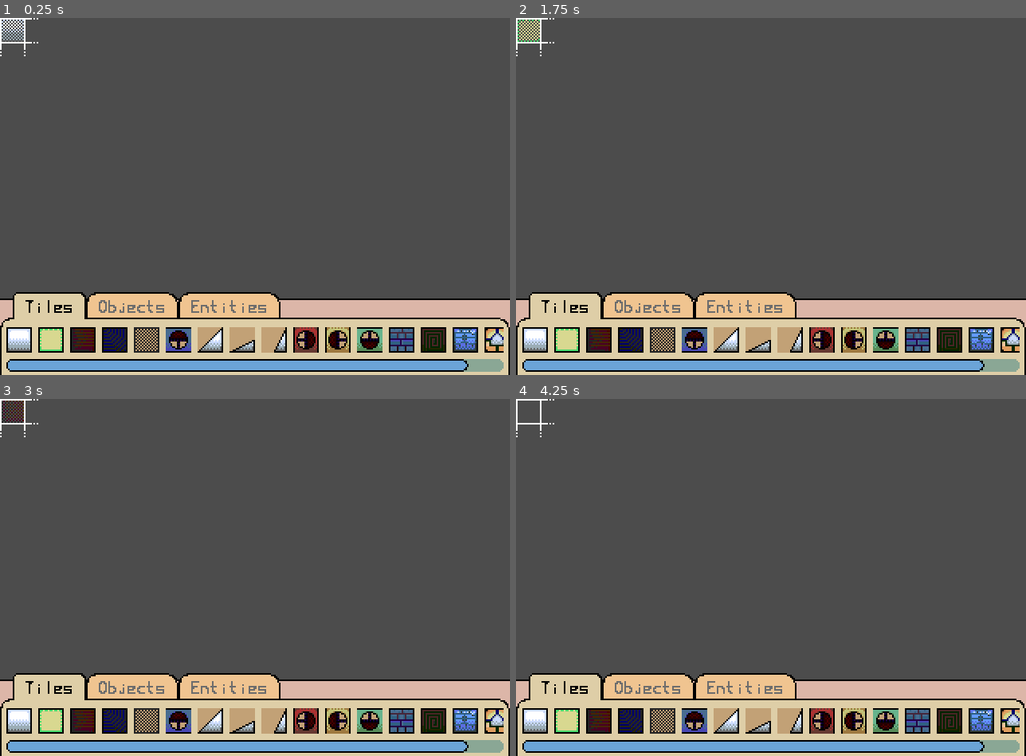
Above: before the commit, frames 1-4 (two rows, left to right).
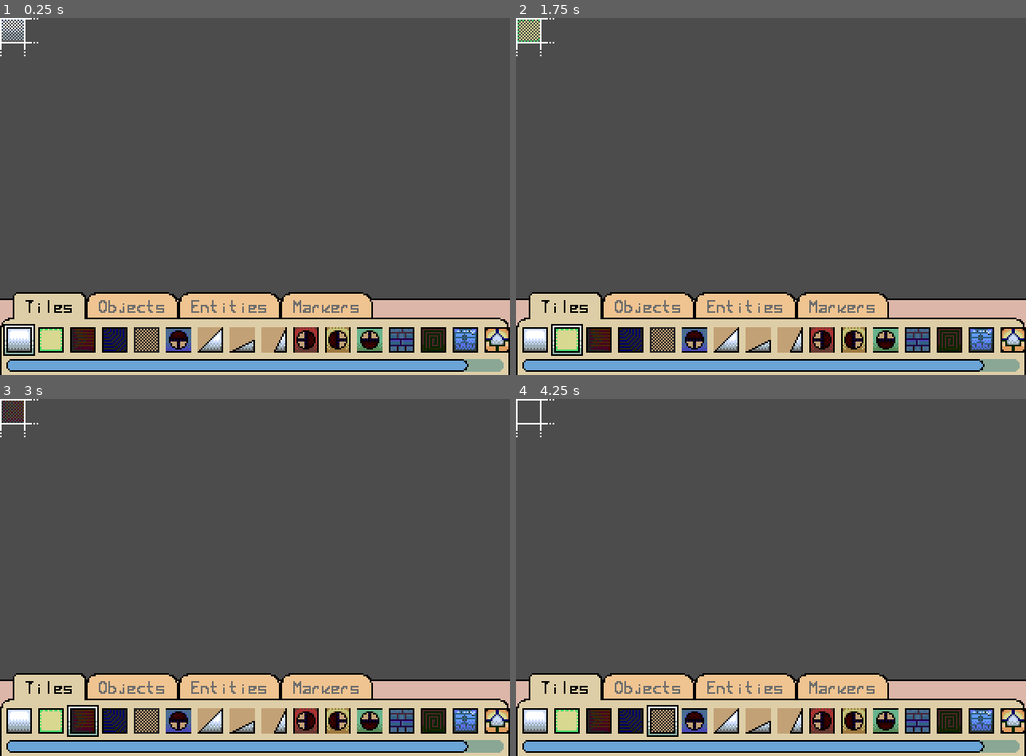
Above: after the commit, the same moments.

Repository: loopies2600/BBT
Game: Godot game, scene res://Data/Scenes/EditorScene.tscn
Two runs of this game, one before a commit and one after it. Both use one fixed random seed, a clock stepped at 60 frames per second and the inputs below. This scene is started directly instead of the project's main scene.
Inputs (mouse positions are in pixels of both pictures, inside the frame that each line leads up to):
- Up to frame 1 (0.25 s): no input
- Up to frame 2 (1.75 s): tap Enter at 0.5 s; move the mouse to (536, 339) at 0.52 s; press the mouse at (536, 339) at 0.53 s; hold Right (right) 0.53-1.28 s; tap Z (jump) at 0.77, 1.52 s; tap Space at 1.25 s; move the mouse to (567, 339) at 1.27 s; release the mouse at (567, 339) at 1.28 s; hold Left (left) from 1.28 s (still down); tap X (attack) at 1.35 s; click (567, 339) at 1.55 s
- Up to frame 3 (3 s): tap Enter at 2 s; move the mouse to (81, 720) at 2.02 s; release Left (left) at 2.03 s; hold Down (look_down) 2.03-2.78 s; hold Right (right) from 2.03 s (still down); click (81, 720) at 2.3 s; tap Space at 2.75 s; move the mouse to (112, 720) at 2.77 s; tap Up (look_up) at 2.85 s
- Up to frame 4 (4.25 s): tap Z (jump) at 3.02, 3.77 s; click (628, 720) at 3.05 s; tap Enter at 3.5 s; move the mouse to (663, 720) at 3.52 s; release Right (right) at 3.53 s; press the mouse at (663, 720) at 3.53 s; hold Left (left) from 3.53 s (still down)

The runs differ from the first frame. In frame 1, 0.8% of the frame differs, in the area x 0-100%, y 76-95%; in frame 2, 0.8%; in frame 3, 0.8%; in frame 4, 0.9%, in the area x 25-100%, y 76-95%.

Commit message:
El

Diff:
--- a/Data/Editor/EditorItem.gd
+++ b/Data/Editor/EditorItem.gd
@@ -1,18 +1,32 @@
 extends TextureRect
 
 export (PackedScene) var itemScene
+
+onready var border := $Border
+onready var editor = get_parent().get_parent().get_parent().get_parent().get_parent().get_parent().get_parent()
 
 var cursor : Sprite
 
 var isTile := true
 var tileID := 0
 
+var selected := false
+
 func _ready():
-	connect("gui_input", self, "_itemClick")
+	selected = tileID == 0
+
+	var _unused = connect("gui_input", self, "_itemClick")
+
+func _process(_delta):
+	border.visible = selected
 
 func _itemClick(event):
 	if event is InputEvent:
 		if event.is_action_pressed("mouse_main"):
+			for i in editor.tilesTab.get_children():
+				i.selected = false
+
+			selected = true
 			cursor.isTile = isTile
 
 			if isTile:
--- a/Data/Editor/EditorItem.tscn
+++ b/Data/Editor/EditorItem.tscn
@@ -1,7 +1,8 @@
-[gd_scene load_steps=4 format=2]
+[gd_scene load_steps=5 format=2]
 
 [ext_resource path="res://Sprites/Tileset/AreaZero.png" type="Texture" id=1]
 [ext_resource path="res://Data/Editor/EditorItem.gd" type="Script" id=2]
+[ext_resource path="res://Sprites/Editor/SelectedItem.png" type="Texture" id=3]
 
 [sub_resource type="AtlasTexture" id=1]
 atlas = ExtResource( 1 )
@@ -10,8 +11,20 @@
 [node name="EditorItem" type="TextureRect"]
 margin_right = 16.0
 margin_bottom = 16.0
+rect_pivot_offset = Vector2( 8, 8 )
 texture = SubResource( 1 )
 script = ExtResource( 2 )
 __meta__ = {
 "_edit_use_anchors_": false
 }
+
+[node name="Border" type="TextureRect" parent="."]
+margin_left = -2.0
+margin_top = -2.0
+margin_right = 18.0
+margin_bottom = 18.0
+rect_clip_content = true
+texture = ExtResource( 3 )
+__meta__ = {
+"_edit_use_anchors_": false
+}
--- a/Data/Editor/EditorGUI.tscn
+++ b/Data/Editor/EditorObjects.tscn
@@ -31,7 +31,7 @@
 anti_aliasing = false
 anti_aliasing_size = 0.01
 
-[node name="EditorGUI" type="Control"]
+[node name="EditorObjects" type="Control"]
 anchor_right = 1.0
 anchor_bottom = 1.0
 theme = ExtResource( 1 )
@@ -69,6 +69,7 @@
 [node name="ScrollContainer" type="ScrollContainer" parent="TabContainer/Tiles"]
 anchor_right = 1.0
 anchor_bottom = 1.0
+rect_clip_content = false
 __meta__ = {
 "_edit_use_anchors_": false
 }
@@ -76,6 +77,7 @@
 [node name="VBoxContainer" type="VBoxContainer" parent="TabContainer/Tiles/ScrollContainer"]
 
 [node name="HBoxContainer" type="HBoxContainer" parent="TabContainer/Tiles/ScrollContainer/VBoxContainer"]
+custom_constants/separation = 4
 
 [node name="Objects" type="Tabs" parent="TabContainer"]
 visible = false
@@ -116,3 +118,23 @@
 [node name="VBoxContainer" type="VBoxContainer" parent="TabContainer/Entities/ScrollContainer"]
 
 [node name="HBoxContainer" type="HBoxContainer" parent="TabContainer/Entities/ScrollContainer/VBoxContainer"]
+
+[node name="Markers" type="Tabs" parent="TabContainer"]
+visible = false
+anchor_right = 1.0
+anchor_bottom = 1.0
+margin_left = 4.0
+margin_top = 32.0
+margin_right = -4.0
+margin_bottom = -4.0
+
+[node name="ScrollContainer" type="ScrollContainer" parent="TabContainer/Markers"]
+anchor_right = 1.0
+anchor_bottom = 1.0
+__meta__ = {
+"_edit_use_anchors_": false
+}
+
+[node name="VBoxContainer" type="VBoxContainer" parent="TabContainer/Markers/ScrollContainer"]
+
+[node name="HBoxContainer" type="HBoxContainer" parent="TabContainer/Markers/ScrollContainer/VBoxContainer"]
--- /dev/null
+++ b/Data/Editor/ItemLabels/ItemLabels.gd
@@ -0,0 +1,4 @@
+extends Resource
+class_name ItemLabels
+
+export (PoolStringArray) var labels
--- a/Data/Scenes/EditorScene.gd
+++ b/Data/Scenes/EditorScene.gd
@@ -4,7 +4,7 @@
 
 onready var cursor := $SelectedObject
 onready var level := $LevelLayout
-onready var tilesTab := $EditorGUI/TabContainer/Tiles/ScrollContainer/VBoxContainer/HBoxContainer
+onready var tilesTab := $EditorObjects/TabContainer/Tiles/ScrollContainer/VBoxContainer/HBoxContainer
 
 func _ready():
 	_spawnTileItems()
--- a/Data/Scenes/EditorScene.tscn
+++ b/Data/Scenes/EditorScene.tscn
@@ -4,7 +4,7 @@
 [ext_resource path="res://Sprites/Editor/SelectedTile.png" type="Texture" id=2]
 [ext_resource path="res://Data/Tilesets/AreaZero.tres" type="TileSet" id=3]
 [ext_resource path="res://Data/Shader/General.shader" type="Shader" id=4]
-[ext_resource path="res://Data/Editor/EditorGUI.tscn" type="PackedScene" id=5]
+[ext_resource path="res://Data/Editor/EditorObjects.tscn" type="PackedScene" id=5]
 [ext_resource path="res://Data/Scenes/EditorScene.gd" type="Script" id=6]
 
 [sub_resource type="ShaderMaterial" id=1]
@@ -38,7 +38,7 @@
 centered = false
 offset = Vector2( -16, -16 )
 
-[node name="EditorGUI" parent="." instance=ExtResource( 5 )]
+[node name="EditorObjects" parent="." instance=ExtResource( 5 )]
 anchor_bottom = 0.0
 margin_top = 172.0
 margin_right = 320.0
--- a/Data/Tilesets/AreaZero.tres
+++ b/Data/Tilesets/AreaZero.tres
@@ -42,7 +42,7 @@
 points = PoolVector2Array( 0, 0, 16, 0, 16, 16, 0, 16 )
 
 [resource]
-0/name = "TestCanvas.png 0"
+0/name = "White Block"
 0/texture = ExtResource( 1 )
 0/tex_offset = Vector2( 0, 0 )
 0/modulate = Color( 1, 1, 1, 1 )
@@ -63,7 +63,7 @@
 "shape_transform": Transform2D( 1, 0, 0, 1, 0, 0 )
 } ]
 0/z_index = 0
-1/name = "TestCanvas.png 1"
+1/name = "Green Block"
 1/texture = ExtResource( 1 )
 1/tex_offset = Vector2( 0, 0 )
 1/modulate = Color( 1, 1, 1, 1 )
@@ -84,7 +84,7 @@
 "shape_transform": Transform2D( 1, 0, 0, 1, 0, 0 )
 } ]
 1/z_index = 0
-2/name = "TestCanvas.png 2"
+2/name = "BG Red"
 2/texture = ExtResource( 1 )
 2/tex_offset = Vector2( 0, 0 )
 2/modulate = Color( 1, 1, 1, 1 )
@@ -98,7 +98,7 @@
 2/shape_one_way_margin = 0.0
 2/shapes = [  ]
 2/z_index = -1
-3/name = "TestCanvas.png 3"
+3/name = "BG Blue"
 3/texture = ExtResource( 1 )
 3/tex_offset = Vector2( 0, 0 )
 3/modulate = Color( 1, 1, 1, 1 )
@@ -112,7 +112,7 @@
 3/shape_one_way_margin = 0.0
 3/shapes = [  ]
 3/z_index = -1
-4/name = "TestCanvas.png 4"
+4/name = "BG Window Black"
 4/texture = ExtResource( 1 )
 4/tex_offset = Vector2( 0, 0 )
 4/modulate = Color( 1, 1, 1, 1 )
@@ -126,7 +126,7 @@
 4/shape_one_way_margin = 0.0
 4/shapes = [  ]
 4/z_index = -1
-5/name = "TestCanvas.png 5"
+5/name = "One Way Up"
 5/texture = ExtResource( 1 )
 5/tex_offset = Vector2( 0, 0 )
 5/modulate = Color( 1, 1, 1, 1 )
@@ -147,7 +147,7 @@
 "shape_transform": Transform2D( 1, 0, 0, 1, 0, 0 )
 } ]
 5/z_index = 0
-6/name = "TestCanvas.png 6"
+6/name = "Slope 45"
 6/texture = ExtResource( 1 )
 6/tex_offset = Vector2( 0, 0 )
 6/modulate = Color( 1, 1, 1, 1 )
@@ -168,7 +168,7 @@
 "shape_transform": Transform2D( 1, 0, 0, 1, 0, 0 )
 } ]
 6/z_index = 0
-7/name = "TestCanvas.png 7"
+7/name = "Slope 22.5"
 7/texture = ExtResource( 1 )
 7/tex_offset = Vector2( 0, 0 )
 7/modulate = Color( 1, 1, 1, 1 )
@@ -189,7 +189,7 @@
 "shape_transform": Transform2D( 1, 0, 0, 1, 0, 0 )
 } ]
 7/z_index = 0
-8/name = "TestCanvas.png 8"
+8/name = "Slope 67.5"
 8/texture = ExtResource( 1 )
 8/tex_offset = Vector2( 0, 0 )
 8/modulate = Color( 1, 1, 1, 1 )
@@ -210,7 +210,7 @@
 "shape_transform": Transform2D( 1, 0, 0, 1, 0, 0 )
 } ]
 8/z_index = 0
-9/name = "AreaZero.png 9"
+9/name = "One Way Right"
 9/texture = ExtResource( 1 )
 9/tex_offset = Vector2( 0, 0 )
 9/modulate = Color( 1, 1, 1, 1 )
@@ -252,7 +252,7 @@
 "shape_transform": Transform2D( 1, 0, 0, 1, 0, 0 )
 } ]
 10/z_index = 0
-11/name = "AreaZero.png 11"
+11/name = "One Way Down"
 11/texture = ExtResource( 1 )
 11/tex_offset = Vector2( 0, 0 )
 11/modulate = Color( 1, 1, 1, 1 )
@@ -273,7 +273,7 @@
 "shape_transform": Transform2D( 1, 0, 0, 1, 0, 0 )
 } ]
 11/z_index = 0
-12/name = "AreaZero.png 12"
+12/name = "Blue Brick"
 12/texture = ExtResource( 1 )
 12/tex_offset = Vector2( 0, 0 )
 12/modulate = Color( 1, 1, 1, 1 )
@@ -294,7 +294,7 @@
 "shape_transform": Transform2D( 1, 0, 0, 1, 0, 0 )
 } ]
 12/z_index = 0
-13/name = "AreaZero.png 13"
+13/name = "BG Wood"
 13/texture = ExtResource( 1 )
 13/tex_offset = Vector2( 0, 0 )
 13/modulate = Color( 1, 1, 1, 1 )
@@ -308,7 +308,7 @@
 13/shape_one_way_margin = 0.0
 13/shapes = [  ]
 13/z_index = 0
-14/name = "AreaZero.png 14"
+14/name = "Light Blue Brick"
 14/texture = ExtResource( 1 )
 14/tex_offset = Vector2( 0, 0 )
 14/modulate = Color( 1, 1, 1, 1 )
@@ -329,7 +329,7 @@
 "shape_transform": Transform2D( 1, 0, 0, 1, 0, 0 )
 } ]
 14/z_index = 0
-15/name = "AreaZero.png 15"
+15/name = "Up Sign Block"
 15/texture = ExtResource( 1 )
 15/tex_offset = Vector2( 0, 0 )
 15/modulate = Color( 1, 1, 1, 1 )
@@ -350,7 +350,7 @@
 "shape_transform": Transform2D( 1, 0, 0, 1, 0, 0 )
 } ]
 15/z_index = 0
-16/name = "AreaZero.png 16"
+16/name = "Gray Block"
 16/texture = ExtResource( 1 )
 16/tex_offset = Vector2( 0, 0 )
 16/modulate = Color( 1, 1, 1, 1 )
--- a/project.godot
+++ b/project.godot
@@ -9,6 +9,11 @@
 config_version=4
 
 _global_script_classes=[ {
+"base": "Resource",
+"class": "ItemLabels",
+"language": "GDScript",
+"path": "res://Data/Editor/ItemLabels/ItemLabels.gd"
+}, {
 "base": "KinematicBody2D",
 "class": "Kinematos",
 "language": "GDScript",
@@ -35,6 +40,7 @@
 "path": "res://Data/Util/TexTool.gd"
 } ]
 _global_script_class_icons={
+"ItemLabels": "",
 "Kinematos": "",
 "Player": "",
 "State": "",
Binary file added: Sprites/Editor/SelectedItem.png
Not shown, added: Sprites/Editor/SelectedItem.png.import
